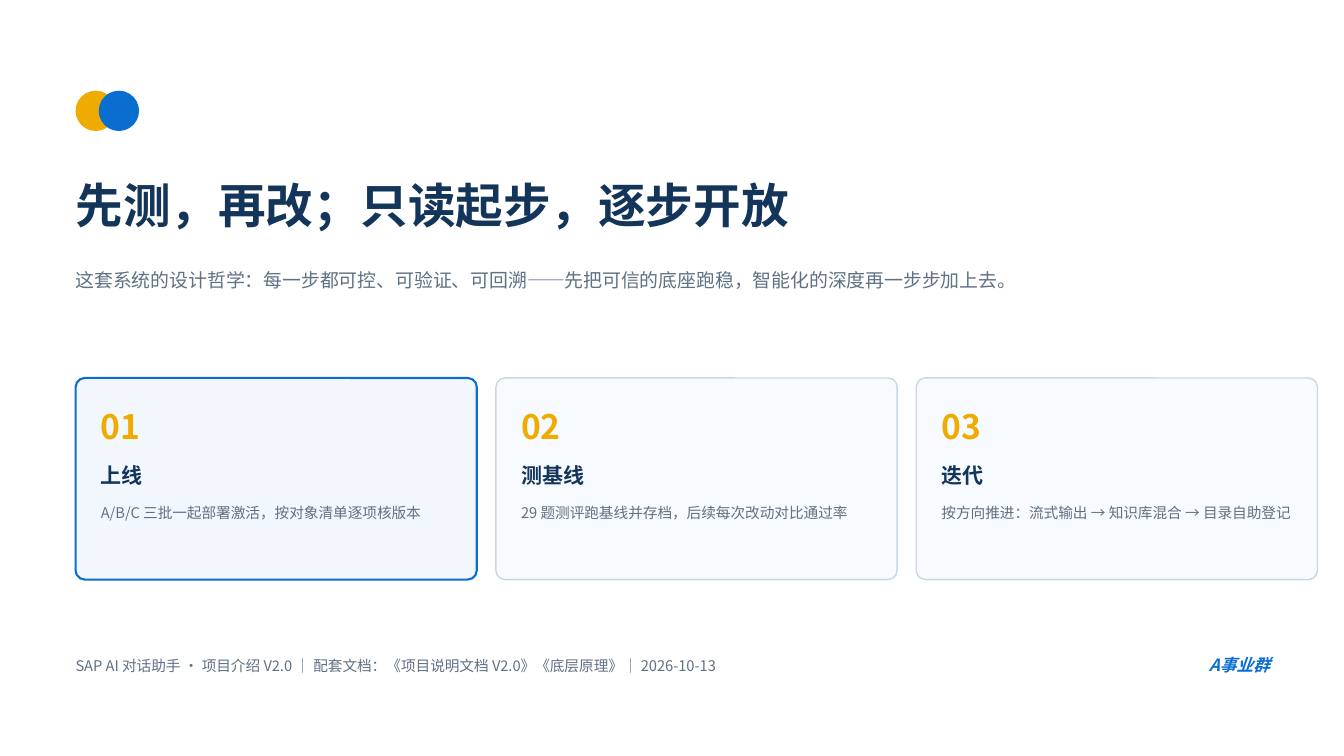
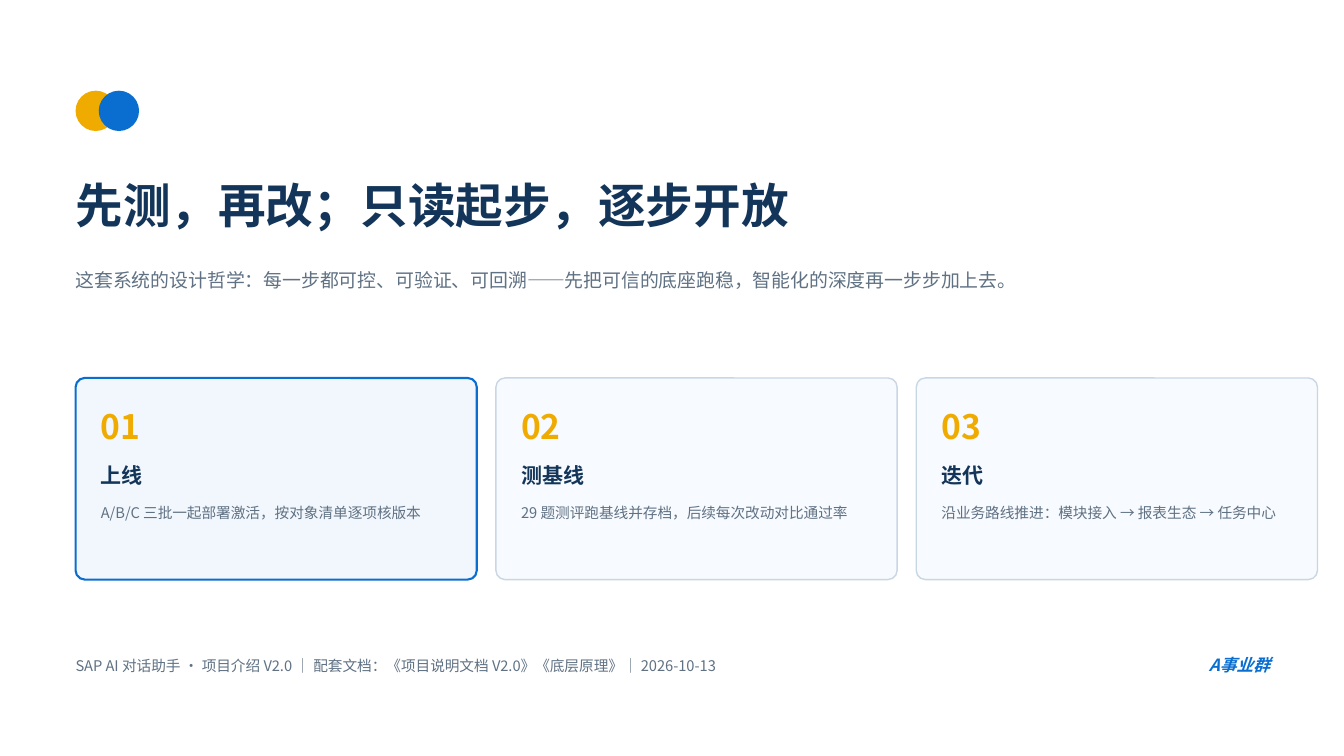
Before and after one commit to ts1424112013/sap-chat, a slide deck: slide 8 of 发布文档/SAP-AI对话助手-项目介绍-V2.0.pptx. Drawn at 1344x756 pixels with LibreOffice and Linux fonts; fonts in the diff are those of the drawing. Boxes give left, top, right and bottom in pixels: in the first picture for what was removed or moved away, otherwise in the second. Text is boxed around its words. In the diff, an @@ line names an element or a change of style, - is before the commit and + after.

```diff
--- a/发布文档/SAP-AI对话助手-项目介绍-V2.0.pptx
+++ b/发布文档/SAP-AI对话助手-项目介绍-V2.0.pptx
@@ text at box(941, 505, 1277, 519): text changed @@
-按方向推进：流式输出 → 知识库混合 → 目录自助登记
+沿业务路线推进：模块接入 → 报表生态 → 任务中心
```
Also in this commit, not shown: 1 other slide changed.
